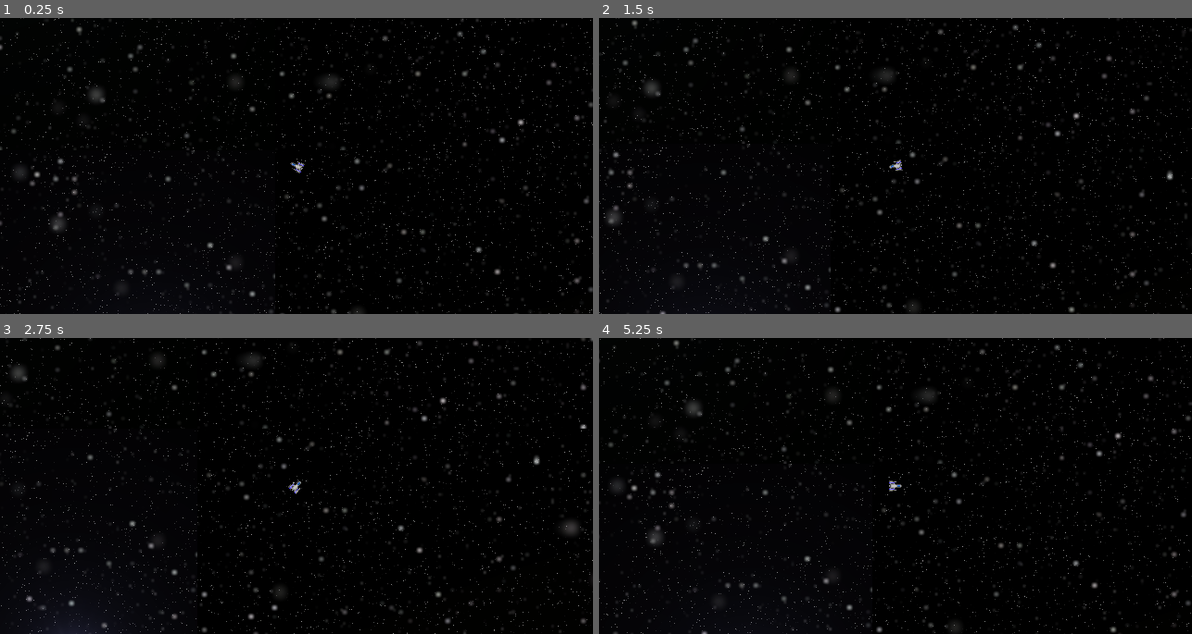
Above: before the commit, frames 1-4 (two rows, left to right).
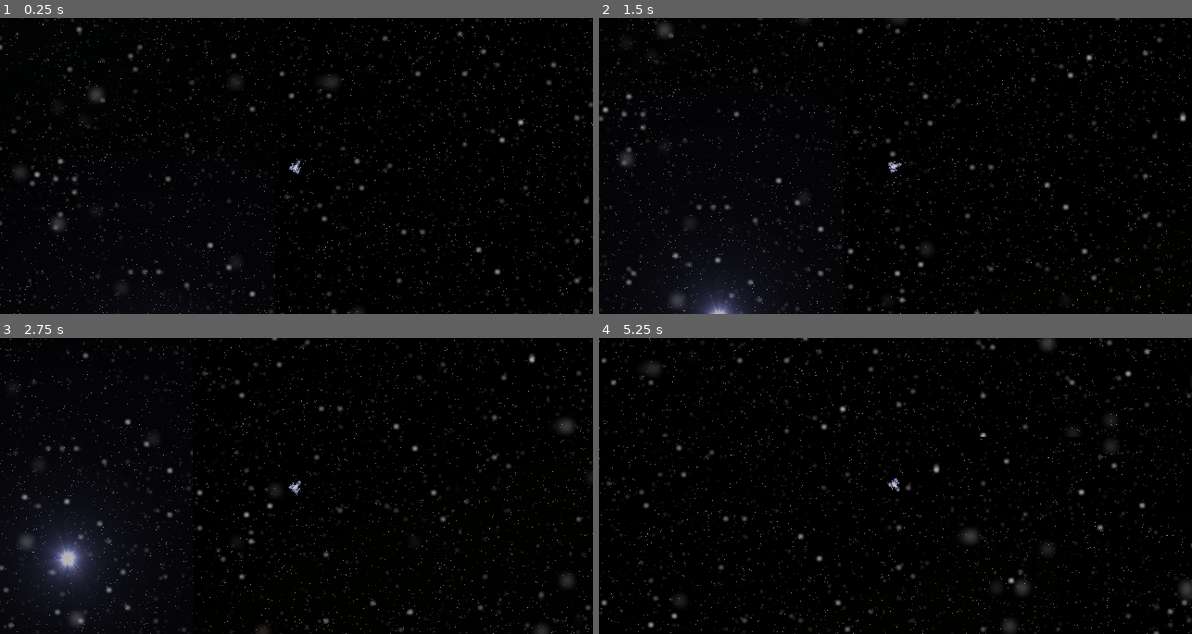
Above: after the commit, the same moments.

Repository: vYORKv/Sector-Flashpoint
Game: Godot game, scene res://Scenes/Game.tscn
The game is run twice, just before and just after one commit, with the same random seed, the same clock (stepped at 60 frames per second) and the same inputs.
Inputs (mouse positions are in pixels of both pictures, inside the frame that each line leads up to):
- Up to frame 1 (0.25 s): no input
- Up to frame 2 (1.5 s): move the mouse to (1025, 151) at 0.52 s; hold Right (ui_right) 0.53-1.28 s; move the mouse to (776, 180) at 1.27 s; hold Down (ui_down) from 1.28 s (still down)
- Up to frame 3 (2.75 s): move the mouse to (355, 420) at 2.02 s; release Down (ui_down) at 2.03 s; hold Right (ui_right) from 2.03 s (still down)
- Up to frame 4 (5.25 s): move the mouse to (865, 545) at 2.77 s; release Right (ui_right) at 2.78 s; hold Up (ui_up) 2.78-3.53 s; move the mouse to (1073, 530) at 3.52 s; hold Left (ui_left) 3.53-5.03 s; move the mouse to (717, 441) at 4.27 s; move the mouse to (925, 486) at 5.02 s; hold Down (ui_down) from 5.03 s (still down)

The runs differ from the first frame. In frame 1, less than 0.1% of the frame differs, in the area x 48-52%, y 47-53%; in frame 2, 6.6%; in frame 3, 8.1%, in the area x 0-100%, y 0-100%; in frame 4, 6.2%.

Commit message:
Slowed rotation and added locomotion
Created movement based on mouse location, but struggling to implement acceleration and friction to current movement function. Going to be reworking this before I move on to bullet.

Diff:
--- a/Scenes/Player.tscn
+++ b/Scenes/Player.tscn
@@ -14,3 +14,5 @@
 
 [node name="CollisionPolygon2D" type="CollisionPolygon2D" parent="."]
 polygon = PoolVector2Array( 7.0625, -0.0625, 7.0625, 1.03125, 6, 2.0625, 1, 5.03125, -2.96875, 6.0625, -7.03125, 6.03125, -6.9375, -6, -3.03125, -6, 0.96875, -5, 6, -2, 7, -0.96875 )
+
+[node name="Tween" type="Tween" parent="."]
--- a/Scripts/Player.gd
+++ b/Scripts/Player.gd
@@ -1,10 +1,14 @@
 extends KinematicBody2D
 
-const acceleration = 8
-const max_speed = 1
+const acceleration = 20
+const max_speed = 300
 const friction = 60
+const speed = 200
+const turn_speed = 0.2
 
-var velocity = Vector2.ZERO
+var velocity = Vector2()
+#var velocity = Vector2.ZERO
+onready var TweenNode = get_node("Tween")
 
 var inputs = {
 	"ui_right": Vector2.RIGHT,
@@ -16,16 +20,70 @@
 func _ready():
 	pass
 
+#func GetInput():
+#	var mouse_position = get_global_mouse_position()
+#	velocity = Vector2()
+#	# initial and final x-vector of basis
+#	var initial_transform_x = self.transform.x
+#	var final_transform_x = (mouse_position - self.global_position).normalized()
+#	# interpolate
+#	TweenNode.interpolate_method(self, '_set_rotation', initial_transform_x, final_transform_x, turn_speed, Tween.TRANS_LINEAR, Tween.EASE_OUT)
+#	TweenNode.start()
+#
+#	if Input.is_action_pressed("ui_up"):
+#		speed = lerp(speed, max_speed, get_process_delta_time()*acceleration)
+#		velocity = Vector2(speed, 0).rotated(rotation)
+#	elif Input.is_action_pressed("ui_down"):
+#		speed = lerp(speed, max_speed, get_process_delta_time()*acceleration)
+#		velocity = Vector2(-speed * .7, 0).rotated(rotation)
+#	elif Input.is_action_pressed("ui_left"):
+#		speed = lerp(speed, max_speed, get_process_delta_time()*acceleration)
+#		velocity = Vector2(0, -speed * .7).rotated(rotation)
+#	elif Input.is_action_pressed("ui_right"):
+#		speed = lerp(speed, max_speed, get_process_delta_time()*acceleration)
+#		velocity = Vector2(0, speed * .7).rotated(rotation)
+
 func _physics_process(delta):
 	var mouse_position = get_global_mouse_position()
-	var input_vector = Vector2.ZERO
-
-	look_at(mouse_position)
-	input_vector.x = Input.get_action_strength("ui_right") - Input.get_action_strength("ui_left")
-	input_vector.y = Input.get_action_strength("ui_down") - Input.get_action_strength("ui_up")
-	input_vector = input_vector.normalized()
-	if input_vector != Vector2.ZERO:
-		velocity = velocity.move_toward(input_vector * max_speed, acceleration * delta)
+	velocity = Vector2()
+	# initial and final x-vector of basis
+	var initial_transform_x = self.transform.x
+	var final_transform_x = (mouse_position - self.global_position).normalized()
+	# interpolate
+	TweenNode.interpolate_method(self, '_set_rotation', initial_transform_x, final_transform_x, turn_speed, Tween.TRANS_LINEAR, Tween.EASE_OUT)
+	TweenNode.start()
+	if Input.is_action_pressed("ui_up"):
+		velocity += Vector2(speed, 0).rotated(rotation)
+	elif Input.is_action_pressed("ui_down"):
+		velocity = Vector2(-speed * .7, 0).rotated(rotation)
+	elif Input.is_action_pressed("ui_left"):
+		velocity = Vector2(0, -speed * .7).rotated(rotation)
+	elif Input.is_action_pressed("ui_right"):
+		velocity = Vector2(0, speed * .7).rotated(rotation)
 	else:
 		velocity = velocity.move_toward(Vector2.ZERO, friction * delta)
-	move_and_collide(velocity)
+#	GetInput()
+	velocity = move_and_slide(velocity)
+
+
+#	var input_vector = Vector2.ZERO
+#	var mouse_position = get_global_mouse_position()
+#	look_at(mouse_position)
+#
+#	var direction = (mouse_position - self.position).normalized()
+#	print(direction)
+#	input_vector.x = Input.get_action_strength("ui_right") - Input.get_action_strength("ui_left")
+#	input_vector.y = Input.get_action_strength("ui_down") - Input.get_action_strength("ui_up")
+#	input_vector = input_vector.normalized()
+#	if input_vector != Vector2.ZERO:
+#		velocity = velocity.move_toward(input_vector * max_speed, acceleration * delta)
+#	else:
+#		velocity = velocity.move_toward(Vector2.ZERO, friction * delta)
+
+#	find_dir()
+
+func _set_rotation(new_transform):
+	# apply tweened x-vector of basis
+	self.transform.x = new_transform
+	# make x and y orthogonal and normalized
+	self.transform = self.transform.orthonormalized()
